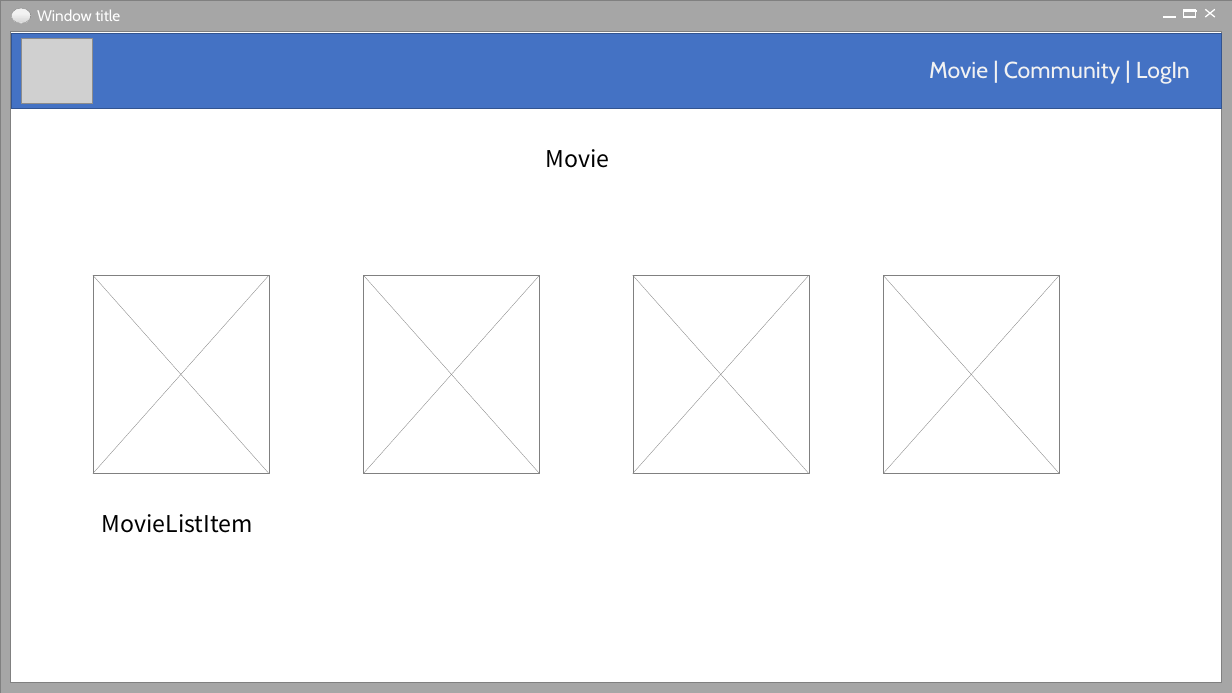
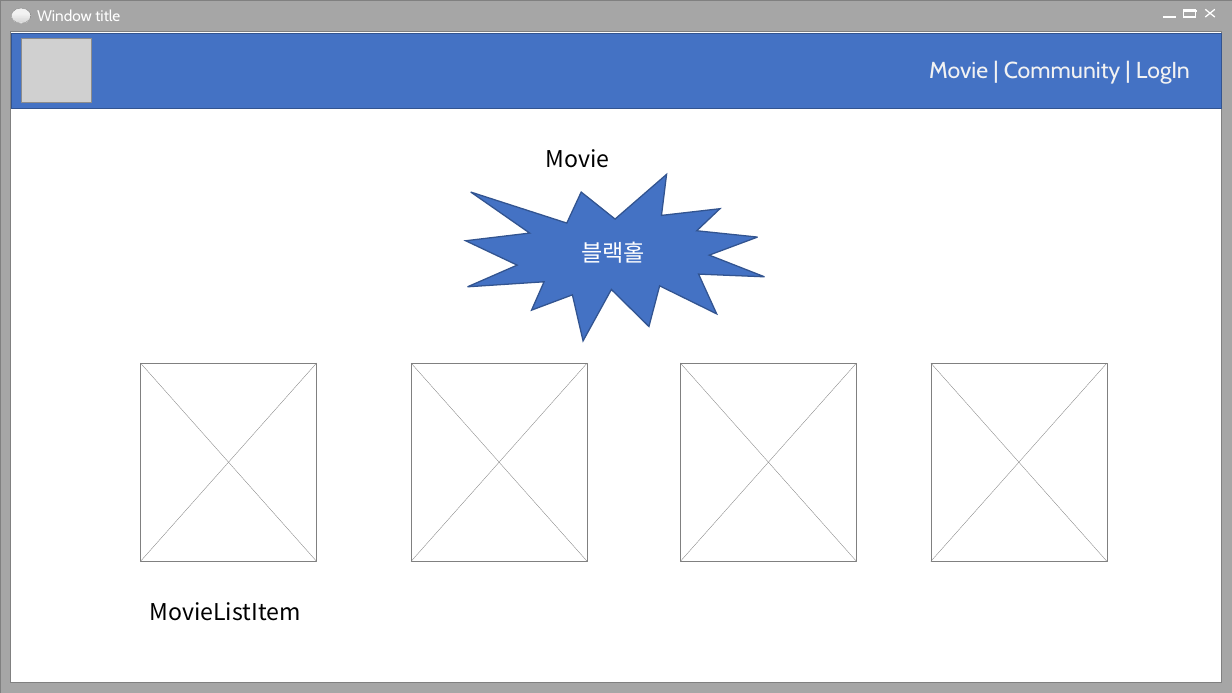
Before and after one commit to Whitepaperone/MovieConstellation, a slide deck: slide 5 of readme.pptx. Drawn at 1232x693 pixels with LibreOffice and Linux fonts; fonts in the diff are those of the drawing; grey boxes stand for pictures. Boxes give left, top, right and bottom in pixels: in the first picture for what was removed or moved away, otherwise in the second. Text is boxed around its words. In the diff, an @@ line names an element or a change of style, - is before the commit and + after.

```diff
--- a/readme.pptx
+++ b/readme.pptx
@@ irregular seal added at (466,175,764,341), fill #4472C4, outline #325491 1 pt, 18 pt, text #FFFFFF @@
+블랙홀
@@ 4 lines, 2 rectangles: place and size @@
-4 lines, 2 rectangles at (92,275,540,474)
+4 lines, 2 rectangles at (140,363,588,562)
@@ 4 lines, 2 rectangles: place and size @@
-4 lines, 2 rectangles at (633,275,1060,474)
+4 lines, 2 rectangles at (680,363,1107,562)
@@ text "MovieListItem": place and size @@
-text "MovieListItem" at (102,514,253,533)
+text "MovieListItem" at (150,602,301,621)
```
Also in this commit, not shown: 3 other slides changed, 4 slides added, 4 other files.
